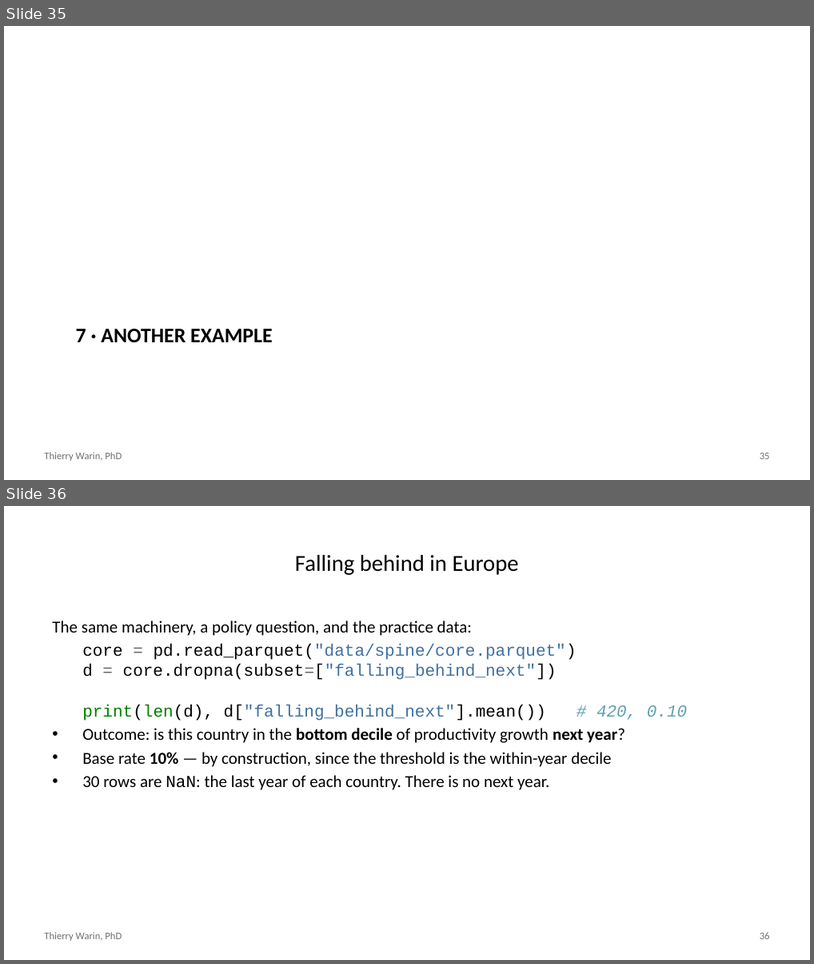
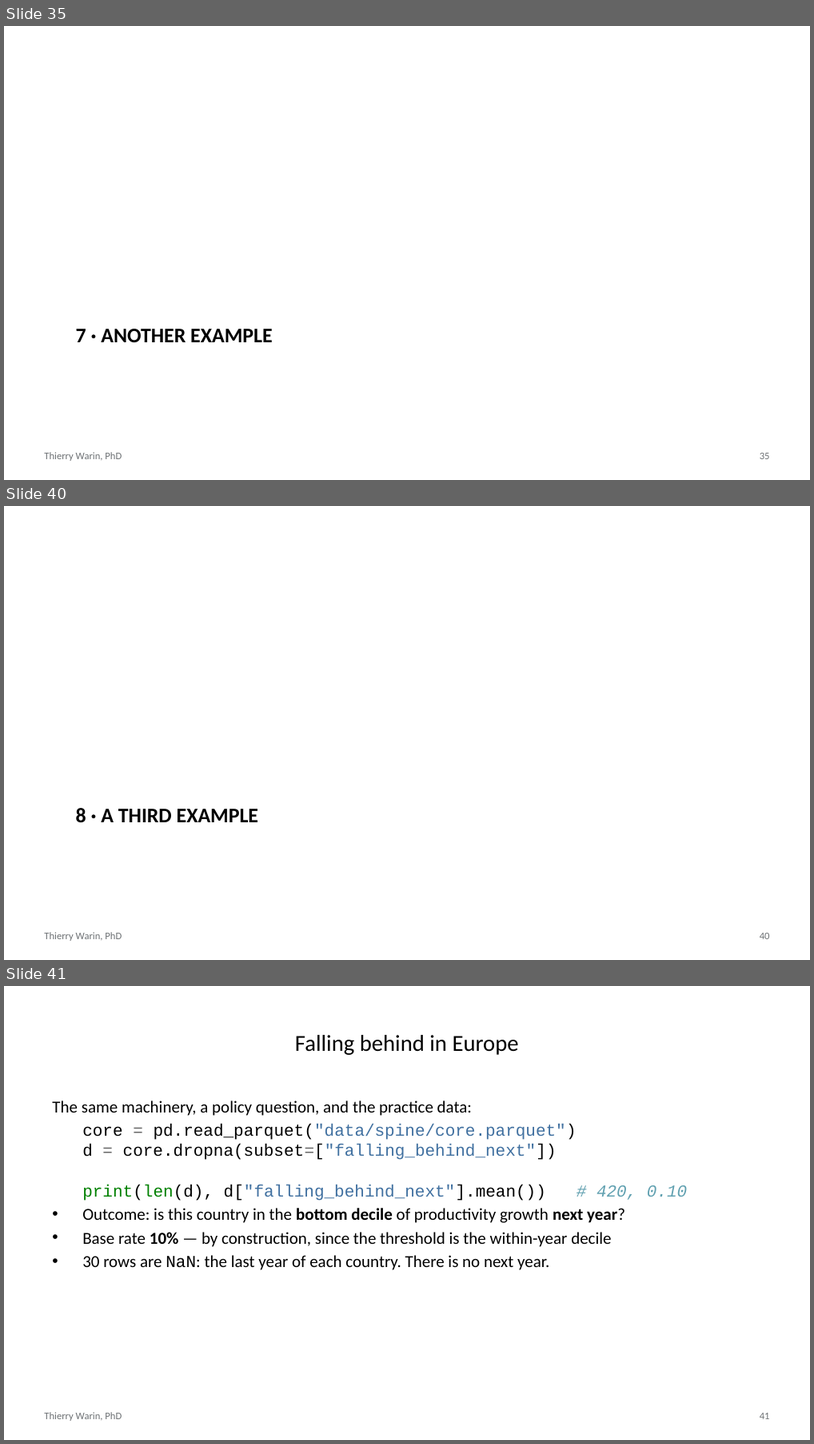
Before and after one commit to warint/quantitative-methods, a slide deck: 06-classification-logistic-and-penalised/slides.pptx. Shown one above the other, each under a label of ours: slides 35 and 36 before the commit, slides 35, 40 and 41 after it; the slides between them are not shown. The pictures are 814x964 and 814x1444 pixels, drawn with LibreOffice and Linux fonts; fonts in the diff are those of the drawing. Boxes give left, top, right and bottom in pixels: in the first picture for what was removed or moved away, otherwise in the second. Text is boxed around its words. In the diff, an @@ line names an element or a change of style, - is before the commit and + after.

```diff
--- a/06-classification-logistic-and-penalised/slides.pptx
+++ b/06-classification-logistic-and-penalised/slides.pptx
@@ slide 40 added at (4,506,810,960), background #FFFFFF; not listed: 2 template elements that a slide beside it also shows @@
@@ title added at (76,808,258,822), 18.5 pt, text #000000, bold @@
+8 · A THIRD EXAMPLE
@@ what was slide 36 is now slide 41 @@
@@ page number at (760,1412,770,1419): text changed @@
-36
+41
```
Also in this commit, not shown: 3 slides changed, 4 other slides added, 3 other files.
